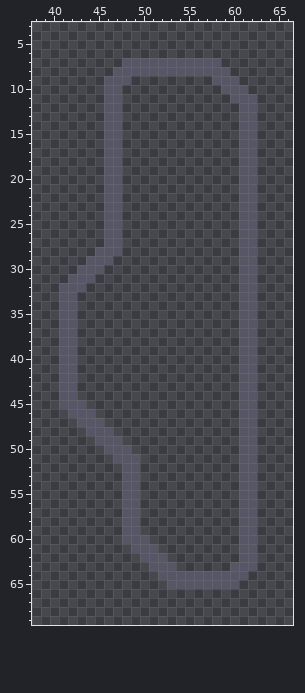
One commit to this sprite sheet: sprites/units/stronghold-hail-outline.png. Above is the file before it was changed.
The file is 100x80 pixels. Shown: x 38..66, y 3..69.
After the commit:
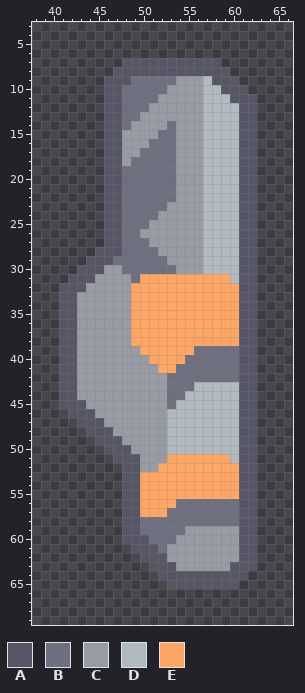
Palette (. is transparent): A #565666  B #6e7080  C #989aa4  D #b0bac0  E #ffa665
What changed:
The edit adds colour B in row 9 at x 49 to 53; in row 10 at x 48 to 52; in row 11 at x 48 to 51; in row 12 at x 48 to 50; in row 13 at x 48 to 49; in row 14 at x 48 and 53.
The edit adds colour B in row 15 at x 52 to 53; in row 16 at x 51 to 53; in row 17 at x 50 to 53; in row 18 at x 49 to 53; in rows 19 to 22 at x 48 to 53; in row 23 at x 48 to 52.
The edit adds colour B in row 24 at x 48 to 51; in row 25 at x 48 to 50; in row 26 at x 48 to 49; in row 27 at x 48 to 50; in row 28 at x 48 to 51; in row 29 at x 47 to 52.
The edit adds colour B in row 30 at x 48 to 53; in row 31 at x 49; in row 39 at x 56 to 60; in row 40 at x 55 to 60; in row 41 at x 54 to 60; in row 42 at x 53 to 60.
The edit adds colour B in row 43 at x 53 to 55; in row 44 at x 53 to 54; in row 45 at x 53; in row 56 at x 54 to 60; in row 57 at x 53 to 60; in row 58 at x 50 to 60.
The edit adds colour B in row 59 at x 50 to 54; in row 60 at x 51 to 53; in row 61 at x 52.
The edit adds colour C in row 9 at x 54 to 56; in row 10 at x 53 to 56; in row 11 at x 52 to 56; in row 12 at x 51 to 56; in row 13 at x 50 to 56; in row 14 at x 49 to 52 and 54 to 56.
The edit adds colour C in row 15 at x 48 to 51 and 54 to 56; in row 16 at x 48 to 50 and 54 to 56; in row 17 at x 48 to 49 and 54 to 56; in row 18 at x 48 and 54 to 56; in rows 19 to 22 at x 54 to 56; in row 23 at x 53 to 56.
The edit adds colour C in row 24 at x 52 to 56; in row 25 at x 51 to 56; in row 26 at x 50 to 56; in row 27 at x 51 to 56; in row 28 at x 52 to 56; in row 29 at x 53 to 56.
The edit adds colour C in row 30 at x 46 to 47 and 54 to 56; in row 31 at x 45 to 48; in row 32 at x 44 to 48; in rows 33 to 38 at x 43 to 48; in row 39 at x 43 to 49; in row 40 at x 43 to 50.
The edit adds colour C in row 41 at x 43 to 51; in rows 42 to 44 at x 43 to 52; in row 45 at x 44 to 52; in row 46 at x 45 to 52; in row 47 at x 46 to 52; in row 48 at x 47 to 52.
The edit adds colour C in row 49 at x 48 to 52; in row 50 at x 49 to 52; in row 51 at x 50 to 52; in row 52 at x 50 to 51; in row 59 at x 55 to 60; in row 60 at x 54 to 60.
The edit adds colour C in rows 61 to 62 at x 53 to 60; in row 63 at x 54 to 59.
The edit adds colour D in row 9 at x 57; in row 10 at x 57 to 58; in row 11 at x 57 to 59; in rows 12 to 30 at x 57 to 60; in row 31 at x 60; in row 43 at x 56 to 60.
The edit adds colour D in row 44 at x 55 to 60; in row 45 at x 54 to 60; in rows 46 to 50 at x 53 to 60; in row 51 at x 60.
The edit adds colour E in row 31 at x 50 to 59; in rows 32 to 38 at x 49 to 60; in row 39 at x 50 to 55; in row 40 at x 51 to 54; in row 41 at x 52 to 53; in row 51 at x 53 to 59.
The edit adds colour E in row 52 at x 52 to 60; in rows 53 to 55 at x 50 to 60; in row 56 at x 50 to 53; in row 57 at x 50 to 52.
Changed places in both pictures, as pixel boxes (x1, y1, x2, y2):
added: (77, 76, 239, 571)
